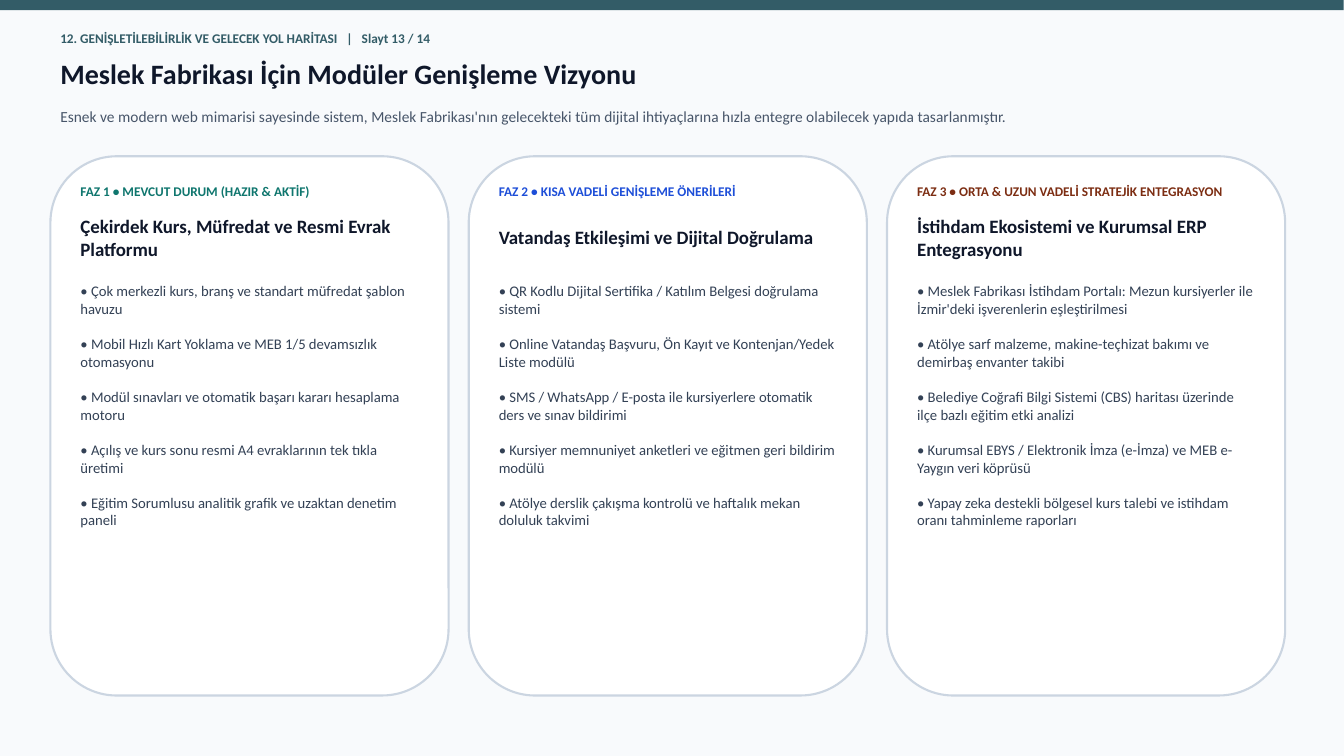
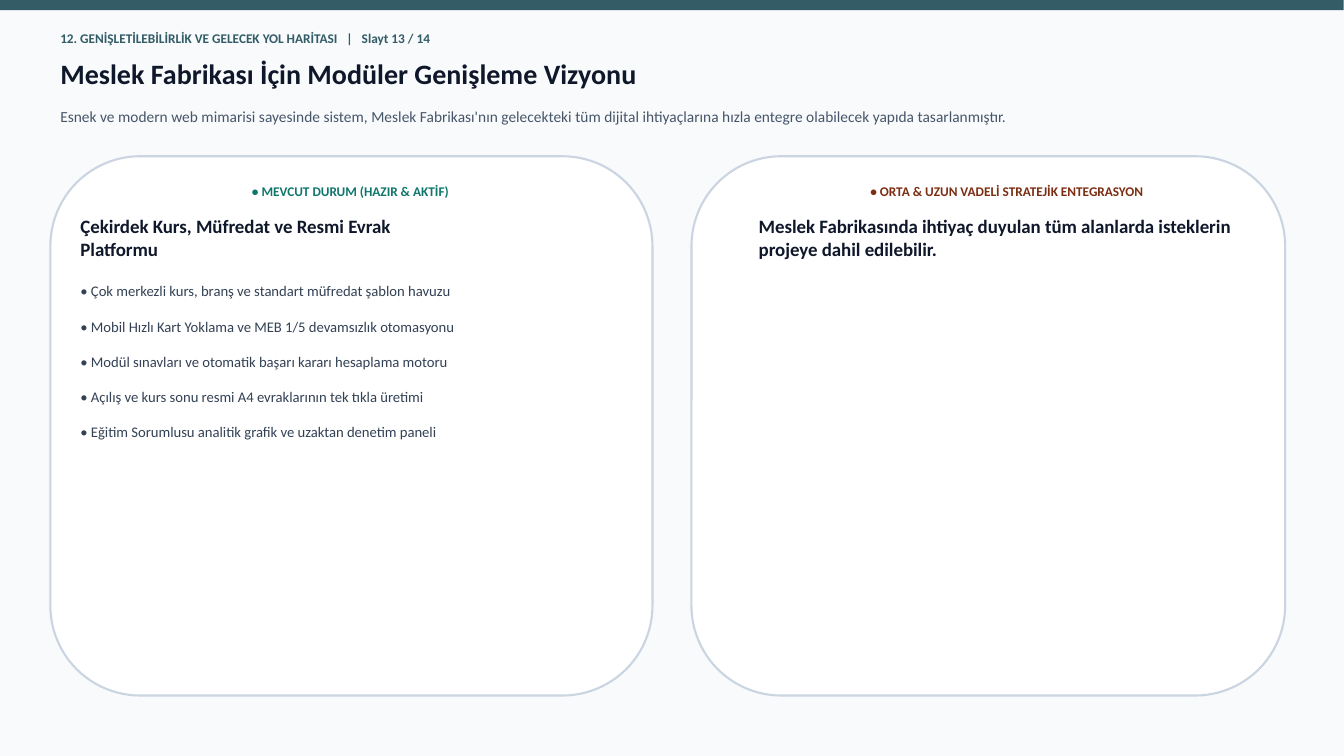
Before and after one commit to onder-altintas/mfkurs, a slide deck: slide 13 of Meslek_Fabrikasi_Kurs_Yonetim_Sistemi_Sunumu.pptx. Drawn at 1344x756 pixels with LibreOffice and Linux fonts; fonts in the diff are those of the drawing. Boxes give left, top, right and bottom in pixels: in the first picture for what was removed or moved away, otherwise in the second. Text is boxed around its words. In the diff, an @@ line names an element or a change of style, - is before the commit and + after.

```diff
--- a/Meslek_Fabrikasi_Kurs_Yonetim_Sistemi_Sunumu.pptx
+++ b/Meslek_Fabrikasi_Kurs_Yonetim_Sistemi_Sunumu.pptx
@@ rounded rectangle: place and size @@
-rounded rectangle at <box>50,156,449,696</box>
+rounded rectangle at <box>50,156,652,696</box>
@@ rounded rectangle removed at <box>469,156,867,696</box> @@
@@ rounded rectangle: place and size @@
-rounded rectangle at <box>887,156,1286,696</box>
+rounded rectangle at <box>692,156,1286,696</box>
@@ text at <box>262,185,449,198</box>: text changed @@
-FAZ 1 • MEVCUT DURUM (HAZIR & AKTİF)
+• MEVCUT DURUM (HAZIR & AKTİF)
@@ text removed at <box>499,185,735,198</box> @@
-FAZ 2 • KISA VADELİ GENİŞLEME ÖNERİLERİ
@@ text at <box>880,185,1143,196</box>: text changed @@
-FAZ 3 • ORTA & UZUN VADELİ STRATEJİK ENTEGRASYON
+• ORTA & UZUN VADELİ STRATEJİK ENTEGRASYON
@@ text removed at <box>499,230,813,248</box> @@
-Vatandaş Etkileşimi ve Dijital Doğrulama
@@ text at <box>759,219,1230,259</box>: text changed @@
-İstihdam Ekosistemi ve Kurumsal ERP Entegrasyonu
+Meslek Fabrikasında ihtiyaç duyulan tüm alanlarda isteklerin projeye dahil edilebilir.
@@ text "• Çok merkezli kurs, branş ..." rewrapped from <box>80,286,405,528</box> to <box>91,286,454,440</box> @@
@@ text removed at <box>499,285,835,525</box> @@
-• QR Kodlu Dijital Sertifika / Katılım Belgesi doğrulama sistemi
-• Online Vatandaş Başvuru, Ön Kayıt ve Kontenjan/Yedek Liste modülü
-• SMS / WhatsApp / E-posta ile kursiyerlere otomatik ders ve sınav bildirimi
-• Kursiyer memnuniyet anketleri ve eğitmen geri bildirim modülü
-• Atölye derslik çakışma kontrolü ve haftalık mekan doluluk takvimi
@@ text removed at <box>917,284,1253,528</box> @@
-• Meslek Fabrikası İstihdam Portalı: Mezun kursiyerler ile İzmir'deki işverenlerin eşleştirilmesi
-• Atölye sarf malzeme, makine-teçhizat bakımı ve demirbaş envanter takibi
-• Belediye Coğrafi Bilgi Sistemi (CBS) haritası üzerinde ilçe bazlı eğitim etki analizi
-• Kurumsal EBYS / Elektronik İmza (e-İmza) ve MEB e-Yaygın veri köprüsü
-• Yapay zeka destekli bölgesel kurs talebi ve istihdam oranı tahminleme raporları
```
Also in this commit, not shown: 1 other slide changed, 3 other files.
